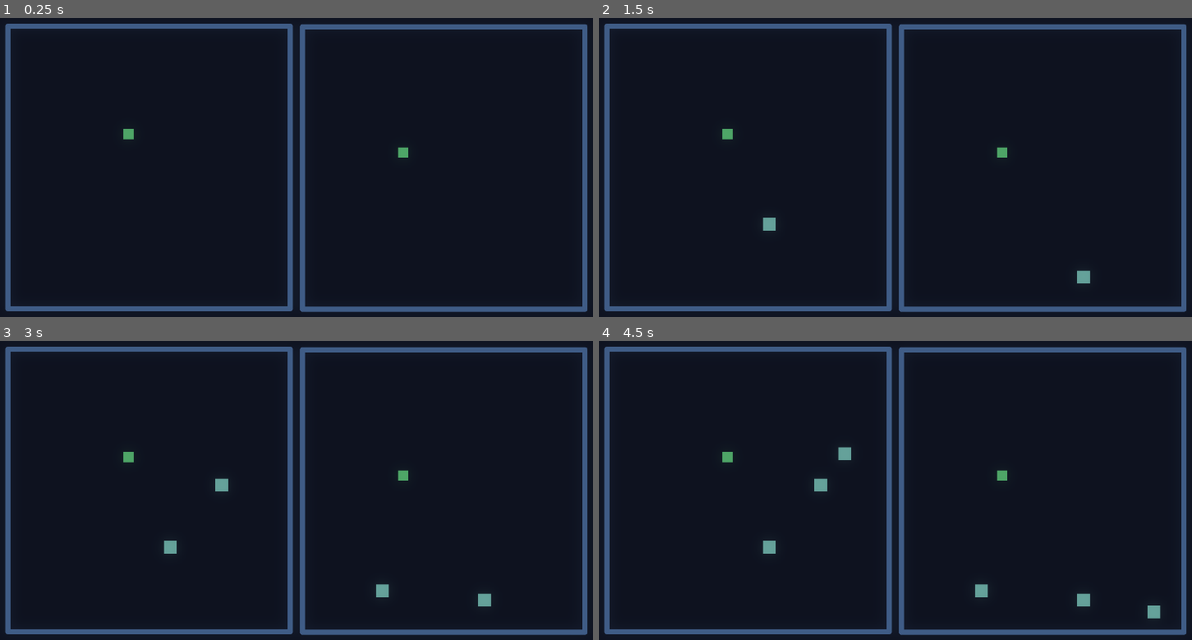
Above: before the commit, frames 1-4 (two rows, left to right).
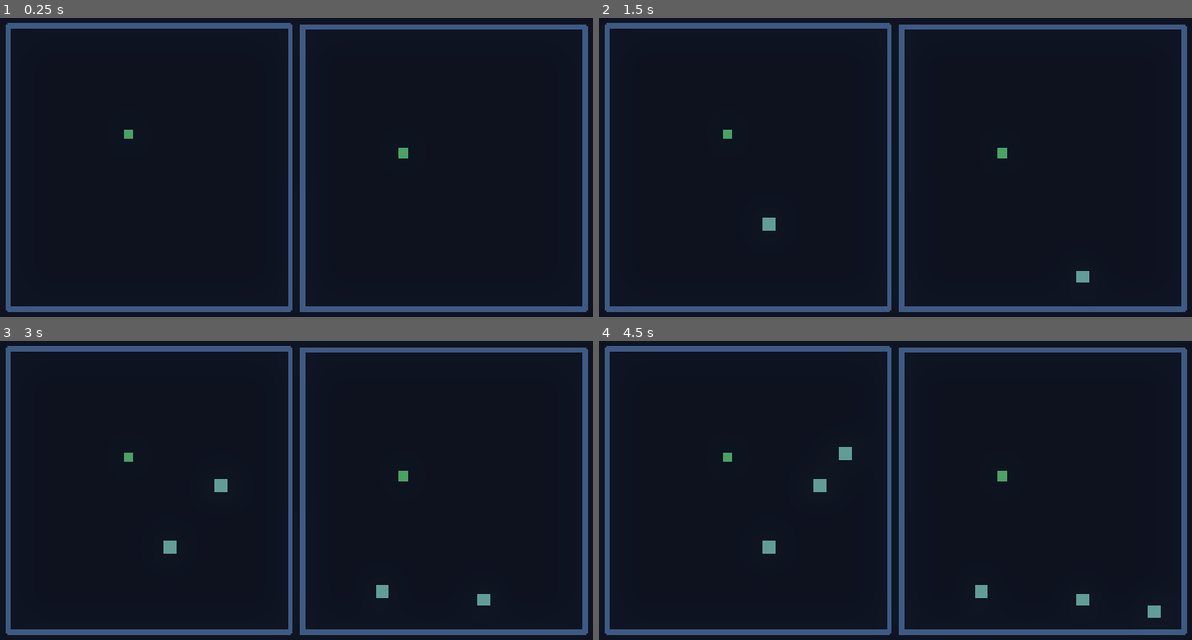
Above: after the commit, the same moments.

Repository: Marina-Banov/ggj-2026
Game: Godot game, scene res://Scenes/game.tscn
The game is run twice, just before and just after one commit, with the same random seed, the same clock (stepped at 60 frames per second) and the same inputs.
Inputs:
- Up to frame 1 (0.25 s): no input
- Up to frame 2 (1.5 s): tap Enter at 0.5 s; tap Space at 1.25 s
- Up to frame 3 (3 s): tap Enter at 2 s; tap Space at 2.75 s
- Up to frame 4 (4.5 s): tap Enter at 3.5 s; tap Space at 4.25 s

The runs differ from the first frame. In frame 1, 1.3% of the frame differs, in the area x 0-100%, y 1-99%; in frame 2, 1.4%; in frame 3, 1.4%; in frame 4, 1.4%.

Commit message:
window stretch mode and msdf

Diff:
--- a/project.godot
+++ b/project.godot
@@ -19,6 +19,11 @@
 
 window/size/viewport_width=1280
 window/size/viewport_height=720
+window/stretch/mode="canvas_items"
+
+[gui]
+
+theme/default_font_multichannel_signed_distance_field=true
 
 [input]
 
